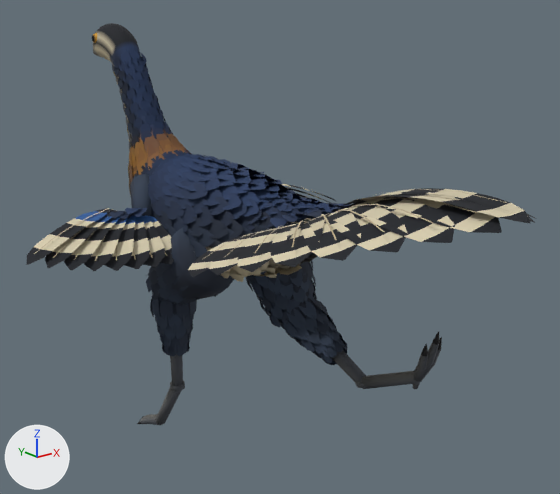
The glTF model src/assets/models/caudipteryx.glb, before and after one commit.
The view is the same before and after, from a camera (50 mm lens) standing at (-0.765, -1.09, 0.832) and looking at (0.049, -0.073, 0.425). Arrows for +X, +Y and +Z are at lower left; the lights stay in place. The older version comes first. Vertices at exactly the same position are counted once.

The first picture shows 'caudipteryx'.
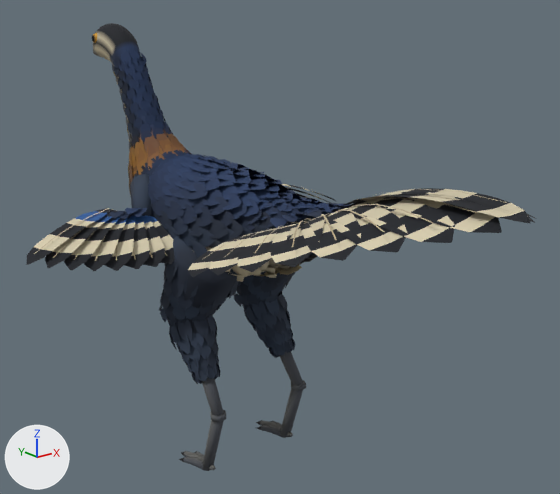
The newer file is also turned or shifted as a whole; pictures and numbers use the older file's frame.

Location of each change, (x1, y1, x2, y2) in pixels of the pictures (560 x 494 px; the box of a moved part takes in the faces that stretch with it):
'caudipteryx', reshaped (11% taller)
    before: (26, 23, 537, 425)
    after: (26, 23, 537, 471)
part 1 of me_caudipteryx, moved or reshaped
    before: (421, 344, 428, 357)
    after: (256, 426, 261, 430)
part 2 of me_caudipteryx, moved or reshaped (not visible afterwards)
    before: (432, 331, 440, 345)
part 3 of me_caudipteryx, added
    after: (260, 420, 285, 438)
part 4 of me_caudipteryx, moved or reshaped
    before: (137, 224, 441, 425)
    after: (159, 236, 306, 471)

The change in detail:
me_caudipteryx is used by ob_caudipteryx; location (0.0, 0.0, 0.0).
me_caudipteryx had 13196 vertices, 15312 faces and spanned x -0.34..0.34, y -0.595..0.504, z 0.0..0.794.
me_caudipteryx now has 13200 vertices, 15312 faces and spans x -0.34..0.34, y -0.595..0.504, z 0.003..0.794.
me_caudipteryx part 1: the loose piece of 16 vertices spanning x 0.072..0.082, y -0.393..-0.382, z 0.325..0.346 is multiplied about its middle by the matrix ((-0.931, 0.315, -0.183), (-0.122, 0.205, 0.971), (0.343, 0.927, -0.152)), then moved by (-0.001, 0.417, -0.324).
me_caudipteryx part 2: the loose piece of 16 vertices spanning x 0.086..0.096, y -0.401..-0.39, z 0.343..0.364 is multiplied about its middle by the matrix ((-1.0, 0.0, 0.0), (0.0, 0.173, 0.985), (0.0, 0.985, -0.173)), then moved by (0.001, 0.445, -0.345).
me_caudipteryx part 3: a new loose piece of 46 vertices spanning x 0.073..0.111, y -0.038..0.041, z 0.005..0.03, in mat_skin.
me_caudipteryx part 4: 3054 vertices moved from x -0.134..0.134, y -0.31..0.22, z 0.0..0.48 to x -0.134..0.133, y -0.088..0.087, z 0.003..0.457; 83 vertices removed from x -0.126..0.111, y -0.401..0.212, z 0.006..0.398; 41 vertices added at x -0.126..0.102, y -0.088..0.059, z 0.003..0.351.
Other edits to the shape of me_caudipteryx do not show in these pictures.
